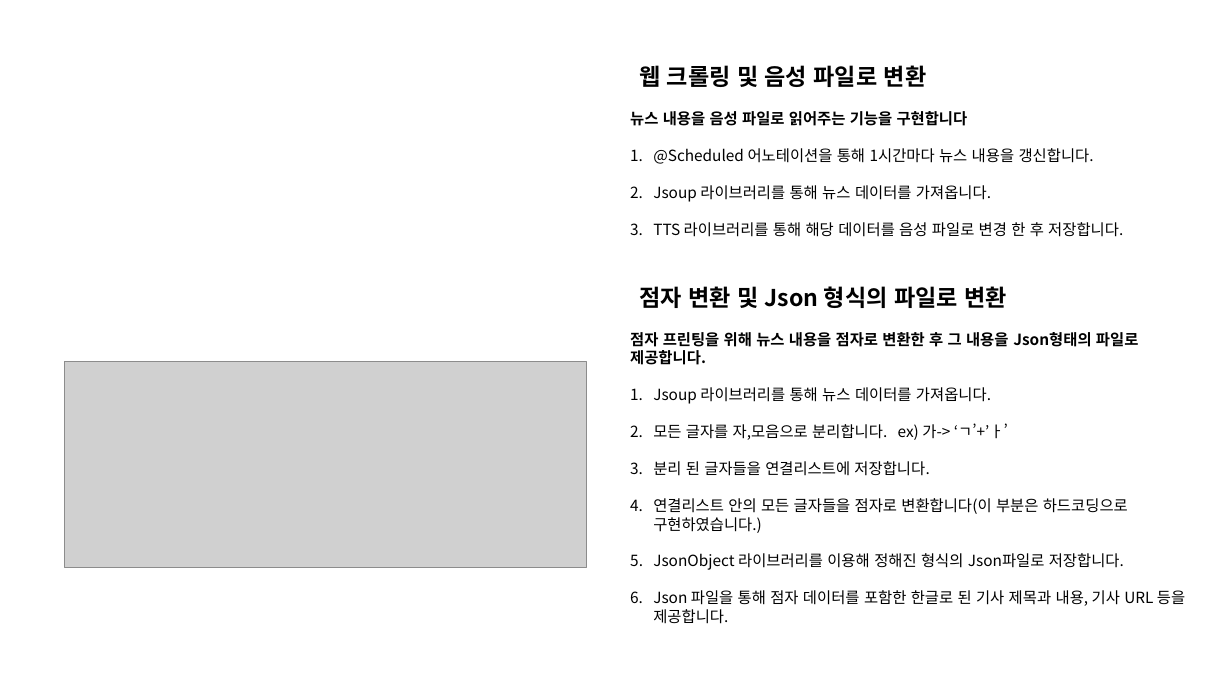
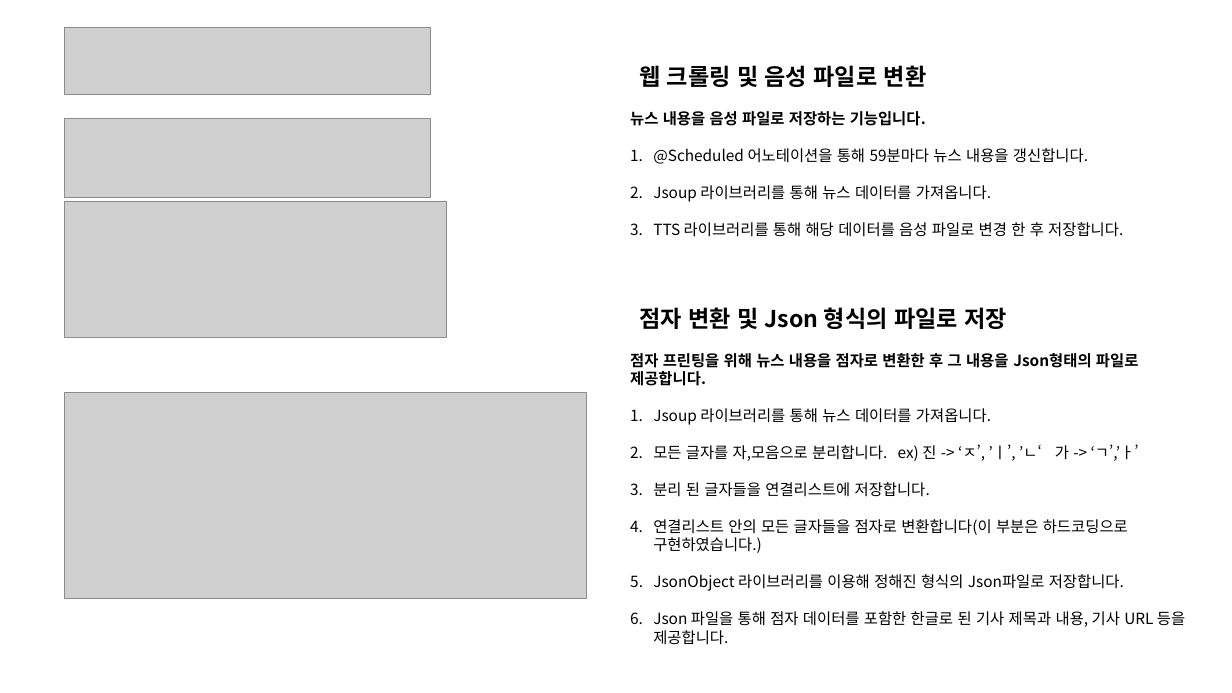
Before and after one commit to ohjinhokor/PortFolio, a slide deck: slide 7 of 오진호 포토폴리오.pptx. Drawn at 1232x693 pixels with LibreOffice and Linux fonts; fonts in the diff are those of the drawing; grey boxes stand for pictures; background and template pictures are left out. Boxes give left, top, right and bottom in pixels: in the first picture for what was removed or moved away, otherwise in the second. Text is boxed around its words. In the diff, an @@ line names an element or a change of style, - is before the commit and + after.

Commit message:
BlindNews 추가 및 상세 내용 수정

```diff
--- a/오진호 포토폴리오.pptx
+++ b/오진호 포토폴리오.pptx
@@ picture added at [65, 27, 431, 94] @@
@@ picture added at [65, 118, 431, 198] @@
@@ text at [630, 111, 1088, 164]: text changed @@
-뉴스 내용을 음성 파일로 읽어주는 기능을 구현합니다
-1. @Scheduled 어노테이션을 통해 1시간마다 뉴스 내용을 갱신합니다.
+뉴스 내용을 음성 파일로 저장하는 기능입니다.
+1. @Scheduled 어노테이션을 통해 59분마다 뉴스 내용을 갱신합니다.
@@ picture added at [65, 201, 446, 338] @@
@@ text at [639, 307, 1007, 329]: text changed @@
-점자 변환 및 Json 형식의 파일로 변환
+점자 변환 및 Json 형식의 파일로 저장
@@ text "점자 프린팅을 위해 뉴스 내용을 ...": place and size @@
-text "점자 프린팅을 위해 뉴스 내용을 ..." at [630, 332, 1185, 624]
+text "점자 프린팅을 위해 뉴스 내용을 ..." at [630, 353, 1185, 645]
@@ picture: place and size @@
-picture at [65, 361, 587, 568]
+picture at [65, 393, 587, 600]
@@ text at [653, 444, 1139, 461]: text changed @@
-2. 모든 글자를 자,모음으로 분리합니다. ex) 가-> ‘ㄱ’+’ㅏ’
+2. 모든 글자를 자,모음으로 분리합니다. ex) 진 -> ‘ㅈ’, ’ㅣ’, ’ㄴ‘ 가 -> ‘ㄱ’,’ㅏ’
```
Also in this commit, not shown: 5 other slides changed, 1 slide added, 1 other file.
